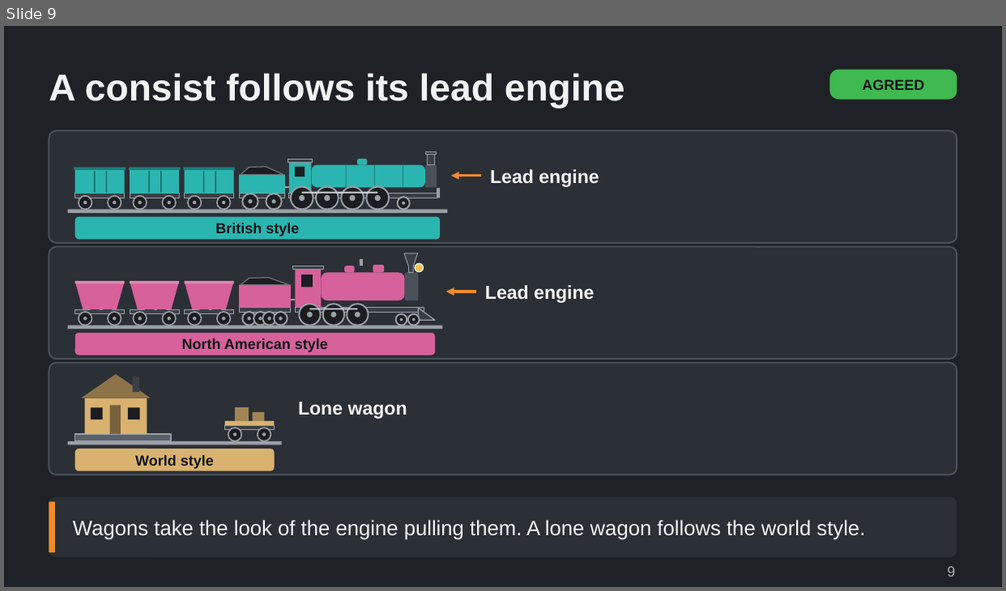
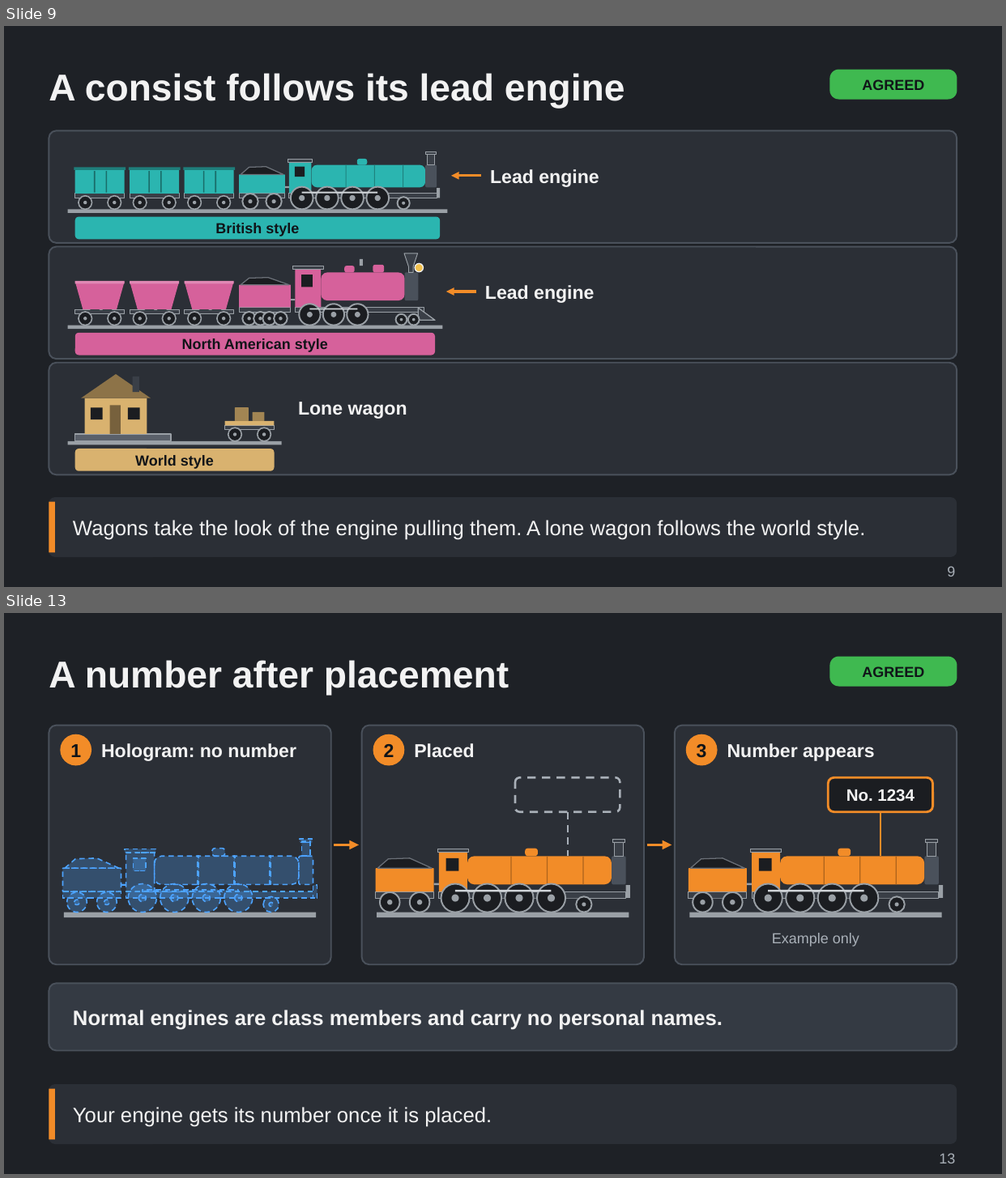
Before and after one commit to Tarenkookoo/Satisfactory---Early-Locomotion, a slide deck: Reporting/Claude Presents/Deck5_Regions_Numbers/Regions_Numbers_and_Fleet_Identity_Explained.pptx. Shown one above the other, each under a label of ours: slide 9 before the commit, slides 9 and 13 after it; the slides between them are not shown. The pictures are 1006x591 and 1006x1178 pixels, drawn with LibreOffice and Linux fonts; fonts in the diff are those of the drawing. Boxes give left, top, right and bottom in pixels: in the first picture for what was removed or moved away, otherwise in the second. Text is boxed around its words. In the diff, an @@ line names an element or a change of style, - is before the commit and + after.

```diff
--- a/Reporting/Claude Presents/Deck5_Regions_Numbers/Regions_Numbers_and_Fleet_Identity_Explained.pptx
+++ b/Reporting/Claude Presents/Deck5_Regions_Numbers/Regions_Numbers_and_Fleet_Identity_Explained.pptx
@@ slide 13 added at (4, 613, 1002, 1174), background #1E2126 @@
@@ title added at (49, 660, 509, 696), 36 pt, text #F2F2F2, bold @@
+A number after placement
@@ rounded rectangle added at (829, 657, 957, 687), fill #3FB950, 14 pt, text #101418, bold @@
+AGREED
@@ group added at (49, 726, 957, 1051): 45 ellipses, 39 rectangles, 21 rounded rectangles, 5 texts, 3 freeform shapes, 2 lines, 2 arrows @@
+1
+Hologram: no number
+2
+Placed
+3
+Number appears
+No. 1234
+Example only
+Normal engines are class members and carry no personal names.
@@ rounded rectangle added at (49, 1084, 957, 1144), fill #2B2F36 @@
@@ rectangle added at (49, 1089, 55, 1140), fill #F28C28 @@
@@ text added at (73, 1107, 492, 1127), 20 pt, text #F2F2F2 @@
+Your engine gets its number once it is placed.
@@ text added at (939, 1153, 955, 1164), 14 pt, text #A9B0B8 @@
+13
```
Also in this commit, not shown: 8 other slides added, 3 other files.
